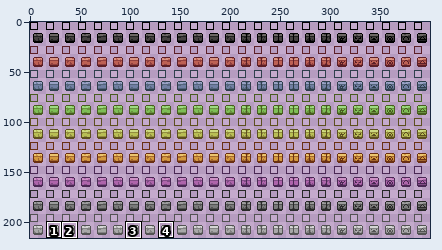
One commit to this sprite sheet: tiles/materials/v-sunspotbrick3.png. Above: a wide view before the commit, with the close-up outlined.
Close-up. Before the commit:
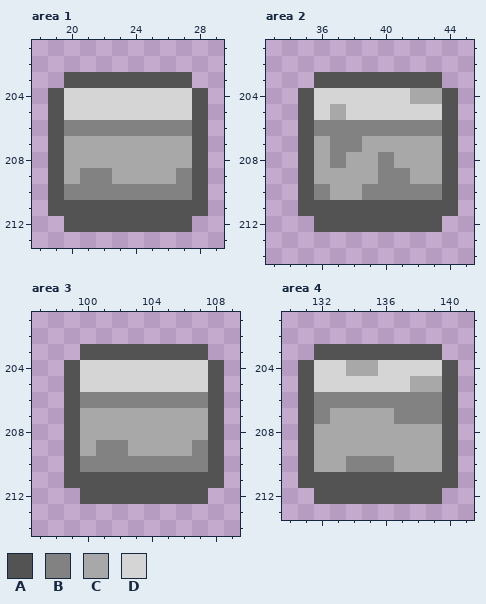
The file is 400x216 pixels. Colours within 5 levels of each other are drawn and written as one. Shown: area 1: x 18..29, y 201..213; area 2: x 33..45, y 201..214; area 3: x 97..109, y 201..214; area 4: x 130..141, y 201..213. The commit also changed other parts of the picture, which this record leaves out.
Palette (. is transparent): A #535353  B #828282  C #a8a8a8  D #d5d5d5
After:
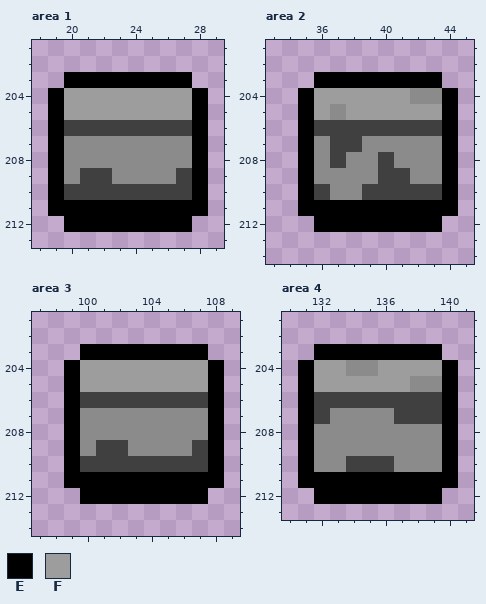
Colours new in this view: E #000000  F #9d9d9d
Change:
Colour B changes from #828282 to #404040.
Colour C changes from #a8a8a8 to #8b8b8b.
Area 1:
Colour E replaces colour A in row 203 at x 20 to 27; in rows 204 to 210 at x 19 and 28; in row 211 at x 19 to 28; in row 212 at x 20 to 27.
Colour F replaces colour D in rows 204 to 205 at x 20 to 27.
Area 2:
Colour E replaces colour A in row 203 at x 36 to 43; in rows 204 to 210 at x 35 and 44; in row 211 at x 35 to 44; in row 212 at x 36 to 43.
Colour F replaces colour D in row 204 at x 36 to 41; in row 205 at x 36 and 38 to 43.
Area 3:
Colour E replaces colour A in row 203 at x 100 to 107; in rows 204 to 210 at x 99 and 108; in row 211 at x 99 to 108; in row 212 at x 100 to 107.
Colour F replaces colour D in rows 204 to 205 at x 100 to 107.
Area 4:
Colour E replaces colour A in row 203 at x 132 to 139; in rows 204 to 210 at x 131 and 140; in row 211 at x 131 to 140; in row 212 at x 132 to 139.
Colour F replaces colour D in row 204 at x 132 to 133 and 136 to 139; in row 205 at x 132 to 137.
